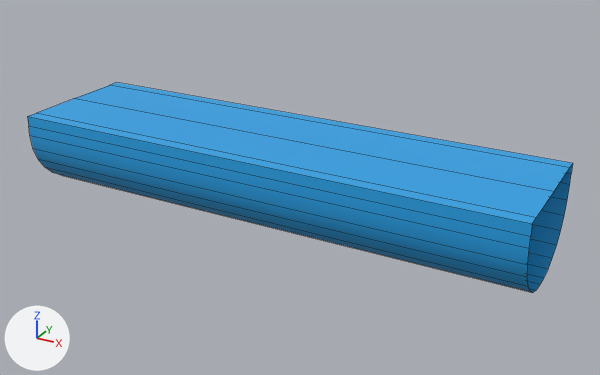
The FBX model Assets/Meshes/Water/gutter_straight_water_01.fbx as it was, and as the next commit left it.
Both versions are drawn from a camera (50 mm lens) standing at (1.456, -2.494, 1.235) and looking at (0.071, 0.024, -0.023). Arrows for +X, +Y and +Z are at lower left; the lights stay in place. Mesh edges are drawn as thin lines. Where no turn or scale is listed for an object, it has been applied to the vertices.
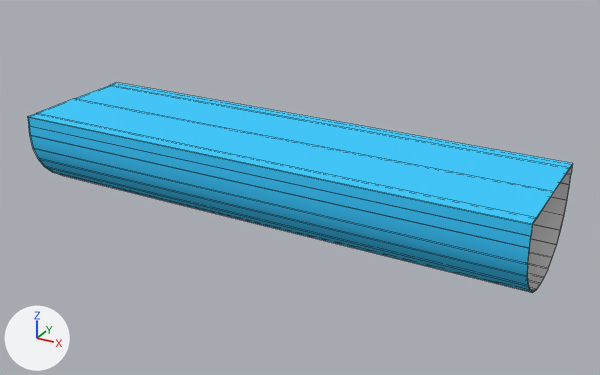
Pixel boxes (x1, y1, x2, y2) of what changed, in the pictures (600 x 375 px):
'Cube.051', recoloured, reshaped (blue to cyan)
    both: (27, 82, 573, 293)
part 1 of me_cube_064, added
    after: (527, 165, 572, 291)

What the commit changed:
Material 'Material.006' (mat_material_006) changes colour from blue #25a3e7 to cyan #36cdff; in linear values from (0.0187, 0.368, 0.8) to (0.0368, 0.608, 1.0).
Material 'Material.007' (mat_material_007) is new.
Its base color is (0.8, 0.8, 0.8) (white #e7e7e7).
me_cube_064 is used by ob_cube_051; location (0.0, 0.0, 0.0).
me_cube_064 had 46 vertices, 23 faces and spanned x -1.0..1.0, y -0.27..0.27, z -0.16..0.17.
me_cube_064 now has 92 vertices, 46 faces and spans x -1.0..1.0, y -0.27..0.27, z -0.16..0.17.
me_cube_064 part 1: a new loose piece of 46 vertices spanning x -1.0..1.0, y -0.26..0.26, z -0.15..0.16, in mat_material_007 (white #e7e7e7).
me_cube_064 now uses material mat_material_007 (white #e7e7e7).
